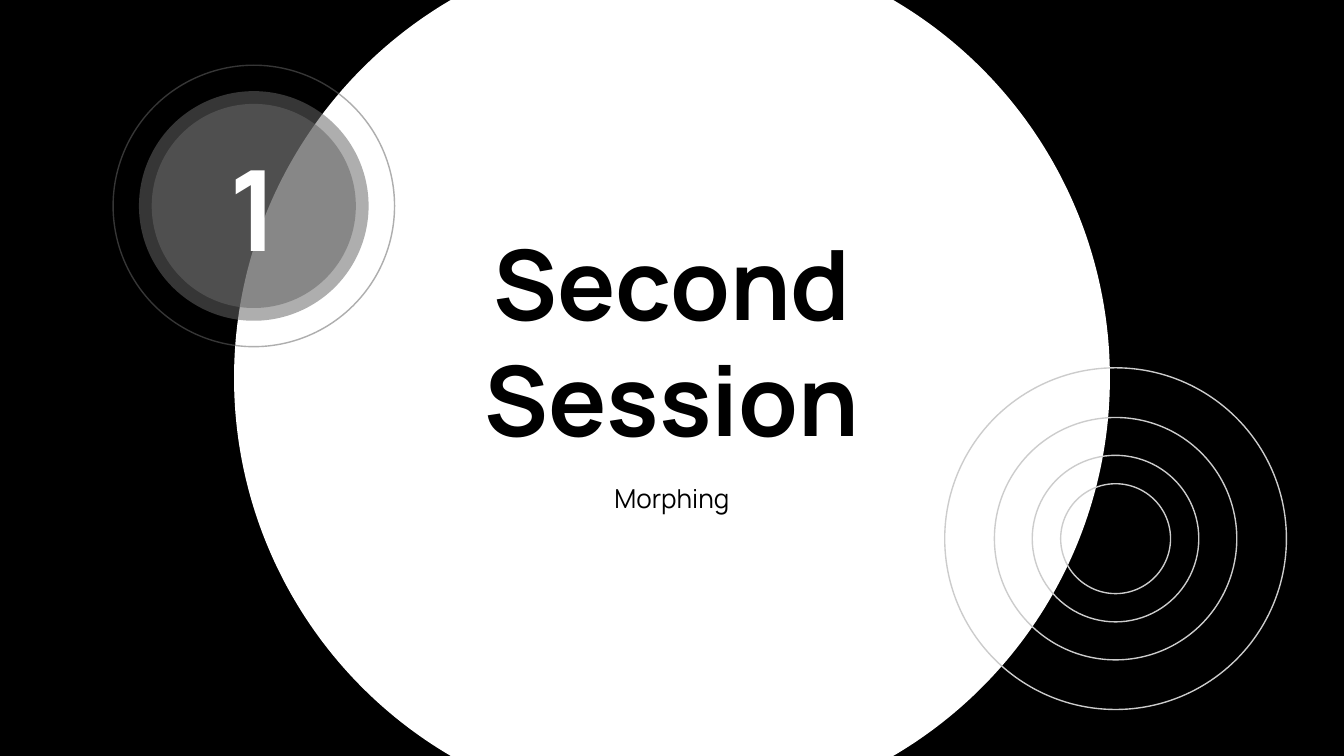
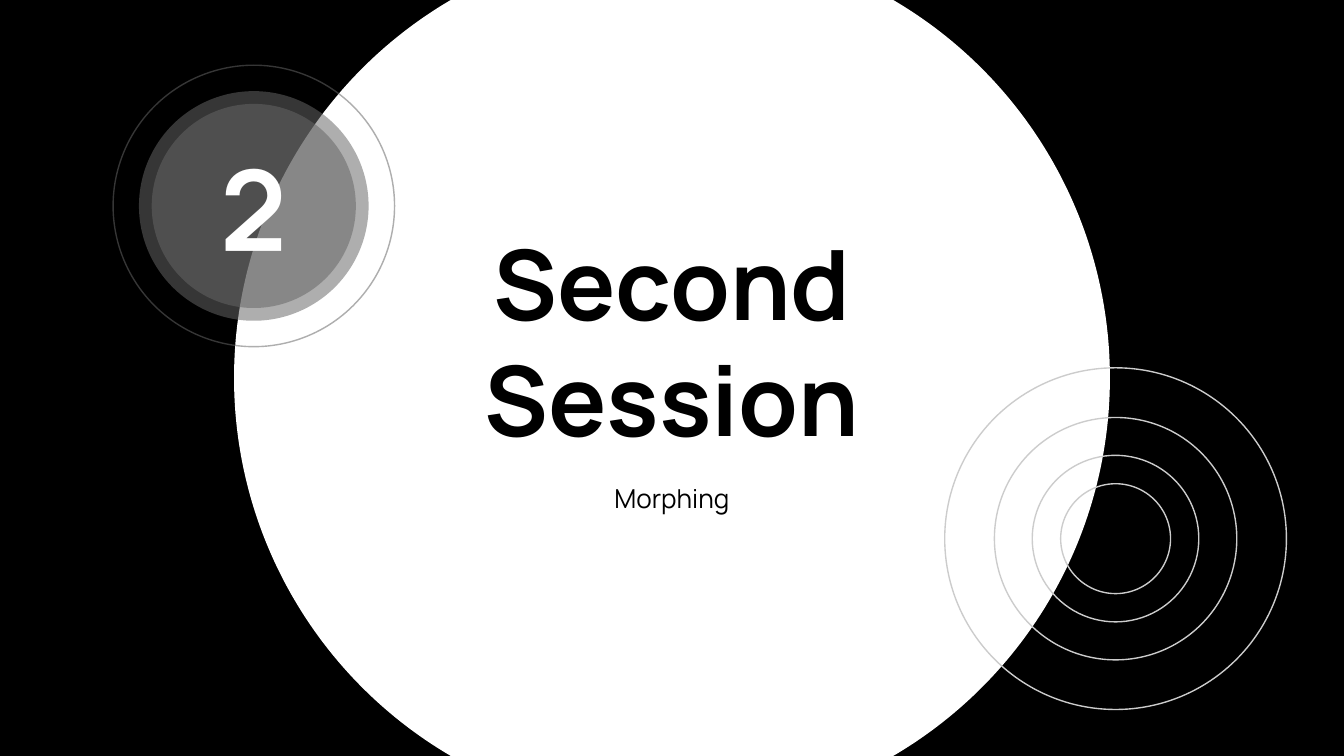
Before and after one commit to edysastres/Projects, a slide deck: slide 17 of Docs/POO Review.pptx. Drawn at 1344x756 pixels with LibreOffice and Linux fonts; fonts in the diff are those of the drawing. Boxes give left, top, right and bottom in pixels: in the first picture for what was removed or moved away, otherwise in the second. Text is boxed around its words. In the diff, an @@ line names an element or a change of style, - is before the commit and + after.

```diff
--- a/Docs/POO Review.pptx
+++ b/Docs/POO Review.pptx
@@ text at bbox=[220, 147, 287, 280]: text changed @@
-1
+2
```
Also in this commit, not shown: 3 other slides changed, 70 slides added.
